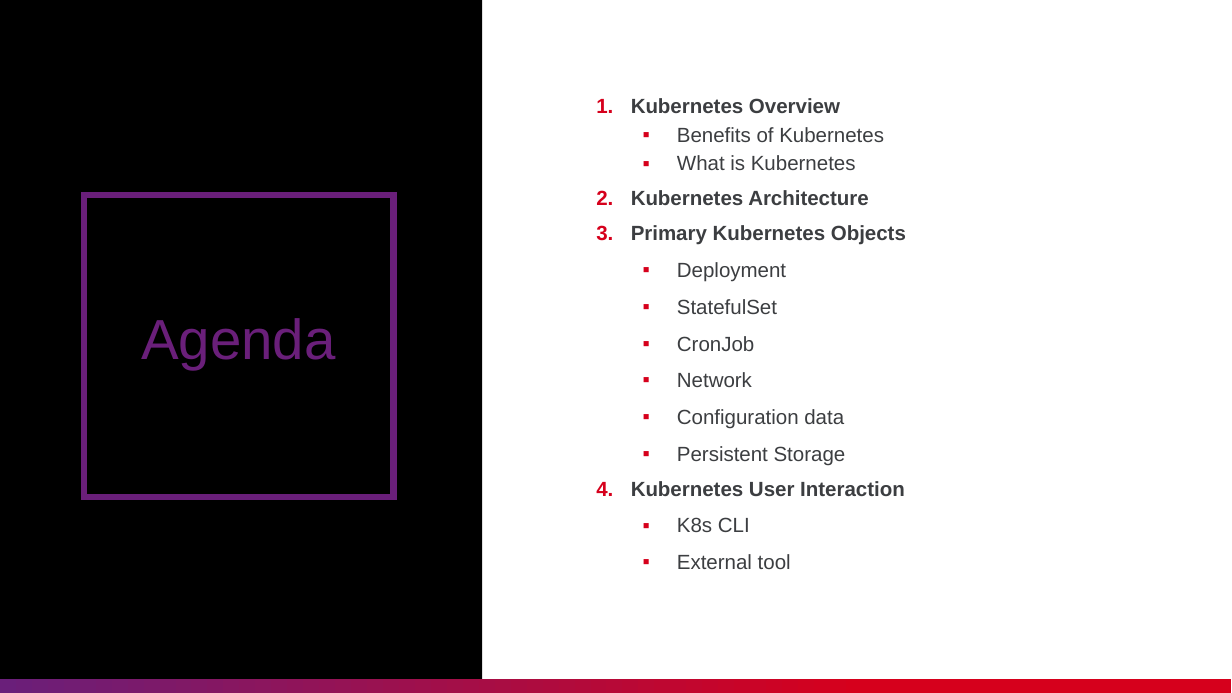
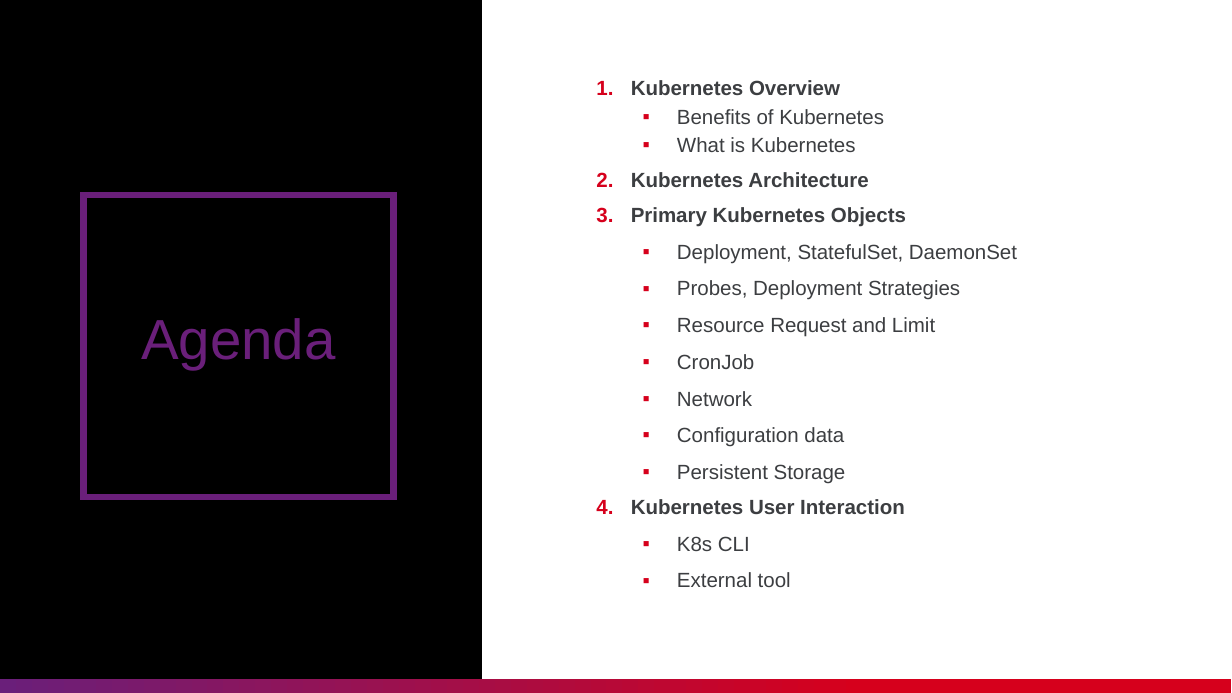
Before and after one commit to nashtech-garage/kubernetes, a slide deck: slide 3 of documents/K8s_Knowledge_Sharing.pptx. Drawn at 1232x693 pixels with LibreOffice and Linux fonts; fonts in the diff are those of the drawing. Boxes give left, top, right and bottom in pixels: in the first picture for what was removed or moved away, otherwise in the second. Text is boxed around its words. In the diff, an @@ line names an element or a change of style, - is before the commit and + after.

```diff
--- a/documents/K8s_Knowledge_Sharing.pptx
+++ b/documents/K8s_Knowledge_Sharing.pptx
@@ text at (x1=677, y1=244, x2=1017, y2=337): text changed @@
-  ▪ Deployment
-  ▪ StatefulSet
+  ▪ Deployment, StatefulSet, DaemonSet
+  ▪ Probes, Deployment Strategies
+  ▪ Resource Request and Limit
```
Also in this commit, not shown: 1 other slide changed.
